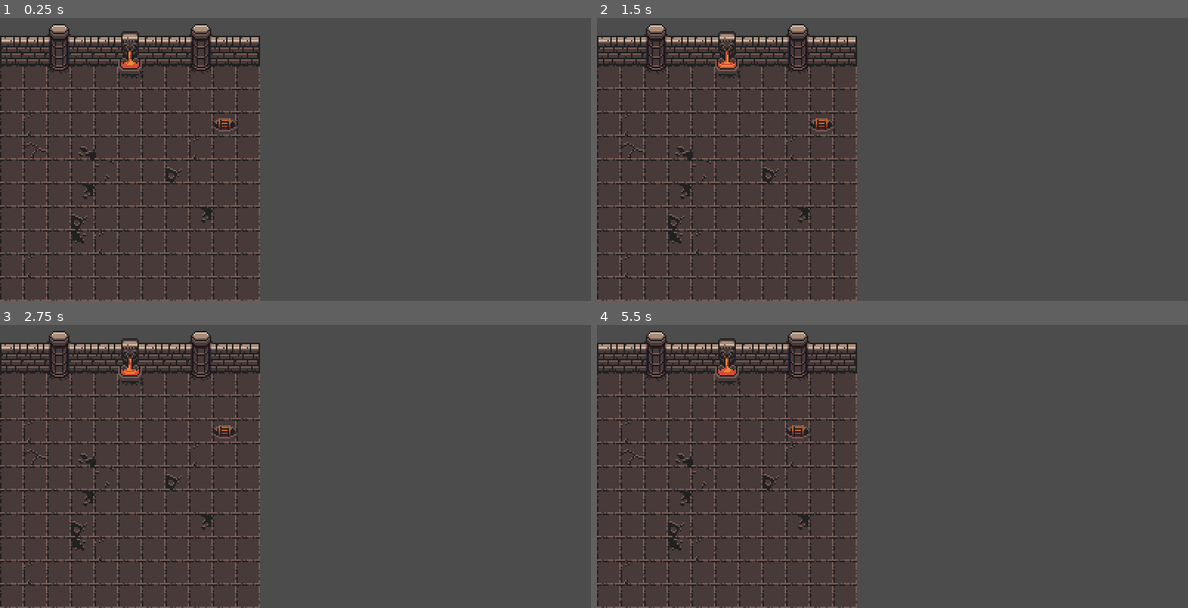
Above: before the commit, frames 1-4 (two rows, left to right).
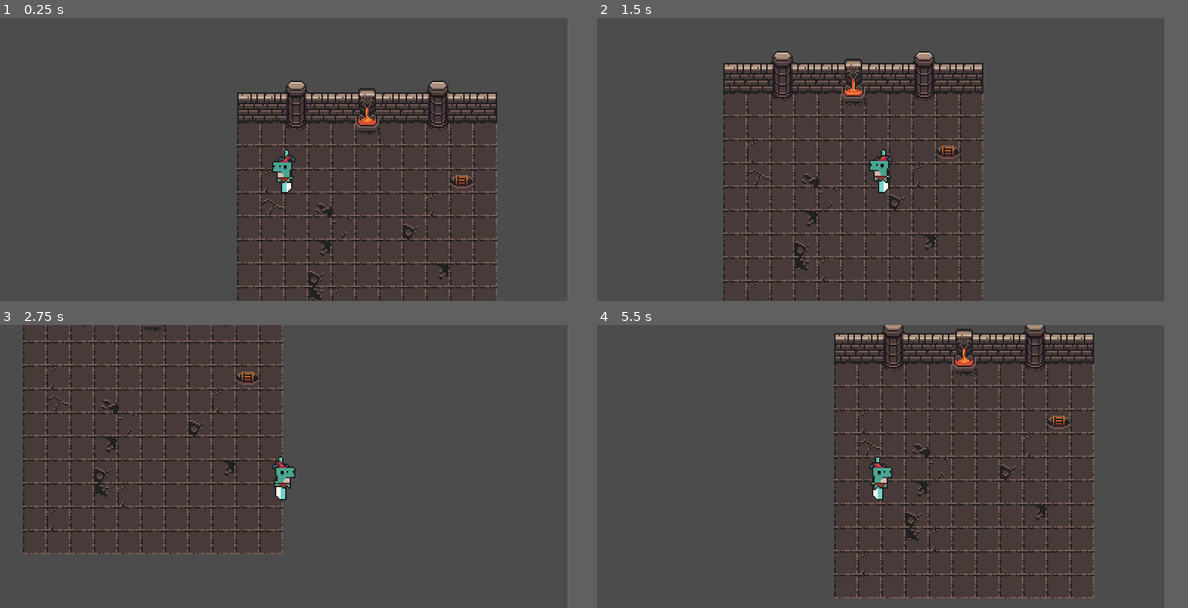
Above: after the commit, the same moments.

Repository: Bandeiraa/GodotTopDownRpg
Game: Godot game, scene res://scenes/management/dungeon_manager.tscn
Same seed, same stepped clock (60 frames per second), same inputs: the game is played once before the commit and once after it. The project has no main scene, so this scene is started directly.
Inputs (mouse positions are in pixels of both pictures, inside the frame that each line leads up to):
- Up to frame 1 (0.25 s): no input
- Up to frame 2 (1.5 s): move the mouse to (1022, 145) at 0.52 s; hold Right (ui_right) 0.53-1.28 s; move the mouse to (774, 173) at 1.27 s; hold Down (ui_down) from 1.28 s (still down)
- Up to frame 3 (2.75 s): move the mouse to (354, 404) at 2.02 s; release Down (ui_down) at 2.03 s; hold Right (ui_right) from 2.03 s (still down)
- Up to frame 4 (5.5 s): move the mouse to (862, 523) at 2.77 s; release Right (ui_right) at 2.78 s; hold Up (ui_up) 2.78-3.53 s; move the mouse to (1069, 508) at 3.52 s; hold Left (ui_left) 3.53-5.03 s; move the mouse to (715, 424) at 4.27 s; move the mouse to (922, 466) at 5.02 s; hold Down (ui_down) from 5.03 s (still down)
The window is 800x384 before the commit and 768x384 after it. Grey fills any space a smaller window leaves; there, only what the larger window draws over its background counts as a difference.

The runs differ from the first frame. In frame 1, 19% of the frame differs, in the area x 0-85%, y 2-100%; in frame 2, 19%; in frame 3, 14%; in frame 4, 20%, in the area x 0-85%, y 0-100%.

Commit message:
Weapon attachment

Diff:
--- a/project.godot
+++ b/project.godot
@@ -15,9 +15,9 @@
 
 [display]
 
-window/size/width=400
+window/size/width=384
 window/size/height=192
-window/size/test_width=1200
+window/size/test_width=1156
 window/size/test_height=576
 window/stretch/mode="2d"
 window/stretch/aspect="keep"
@@ -45,6 +45,42 @@
 "svg/scale": 1.0
 }
 
+[input]
+
+ui_left={
+"deadzone": 0.5,
+"events": [ Object(InputEventKey,"resource_local_to_scene":false,"resource_name":"","device":0,"alt":false,"shift":false,"control":false,"meta":false,"command":false,"pressed":false,"scancode":16777231,"unicode":0,"echo":false,"script":null)
+, Object(InputEventJoypadButton,"resource_local_to_scene":false,"resource_name":"","device":0,"button_index":14,"pressure":0.0,"pressed":false,"script":null)
+, Object(InputEventKey,"resource_local_to_scene":false,"resource_name":"","device":0,"alt":false,"shift":false,"control":false,"meta":false,"command":false,"pressed":false,"scancode":65,"unicode":0,"echo":false,"script":null)
+ ]
+}
+ui_right={
+"deadzone": 0.5,
+"events": [ Object(InputEventKey,"resource_local_to_scene":false,"resource_name":"","device":0,"alt":false,"shift":false,"control":false,"meta":false,"command":false,"pressed":false,"scancode":16777233,"unicode":0,"echo":false,"script":null)
+, Object(InputEventJoypadButton,"resource_local_to_scene":false,"resource_name":"","device":0,"button_index":15,"pressure":0.0,"pressed":false,"script":null)
+, Object(InputEventKey,"resource_local_to_scene":false,"resource_name":"","device":0,"alt":false,"shift":false,"control":false,"meta":false,"command":false,"pressed":false,"scancode":68,"unicode":0,"echo":false,"script":null)
+ ]
+}
+ui_up={
+"deadzone": 0.5,
+"events": [ Object(InputEventKey,"resource_local_to_scene":false,"resource_name":"","device":0,"alt":false,"shift":false,"control":false,"meta":false,"command":false,"pressed":false,"scancode":16777232,"unicode":0,"echo":false,"script":null)
+, Object(InputEventJoypadButton,"resource_local_to_scene":false,"resource_name":"","device":0,"button_index":12,"pressure":0.0,"pressed":false,"script":null)
+, Object(InputEventKey,"resource_local_to_scene":false,"resource_name":"","device":0,"alt":false,"shift":false,"control":false,"meta":false,"command":false,"pressed":false,"scancode":87,"unicode":0,"echo":false,"script":null)
+ ]
+}
+ui_down={
+"deadzone": 0.5,
+"events": [ Object(InputEventKey,"resource_local_to_scene":false,"resource_name":"","device":0,"alt":false,"shift":false,"control":false,"meta":false,"command":false,"pressed":false,"scancode":16777234,"unicode":0,"echo":false,"script":null)
+, Object(InputEventJoypadButton,"resource_local_to_scene":false,"resource_name":"","device":0,"button_index":13,"pressure":0.0,"pressed":false,"script":null)
+, Object(InputEventKey,"resource_local_to_scene":false,"resource_name":"","device":0,"alt":false,"shift":false,"control":false,"meta":false,"command":false,"pressed":false,"scancode":83,"unicode":0,"echo":false,"script":null)
+ ]
+}
+Attack={
+"deadzone": 0.5,
+"events": [ Object(InputEventMouseButton,"resource_local_to_scene":false,"resource_name":"","device":0,"alt":false,"shift":false,"control":false,"meta":false,"command":false,"button_mask":0,"position":Vector2( 0, 0 ),"global_position":Vector2( 0, 0 ),"factor":1.0,"button_index":1,"pressed":false,"doubleclick":false,"script":null)
+ ]
+}
+
 [physics]
 
 common/enable_pause_aware_picking=true
--- a/scenes/character/player.tscn
+++ b/scenes/character/player.tscn
@@ -1,7 +1,12 @@
-[gd_scene load_steps=6 format=2]
+[gd_scene load_steps=9 format=2]
 
 [ext_resource path="res://scripts/character/player.gd" type="Script" id=1]
 [ext_resource path="res://assets/characters/elf_f/elf_f_spritesheet.png" type="Texture" id=2]
+[ext_resource path="res://assets/weapons/weapon_anime_sword.png" type="Texture" id=3]
+[ext_resource path="res://scripts/character/weapon_spawner.gd" type="Script" id=4]
+
+[sub_resource type="RectangleShape2D" id=4]
+extents = Vector2( 8, 8 )
 
 [sub_resource type="Animation" id=1]
 resource_name = "Hit"
@@ -93,11 +98,15 @@
 }
 
 [node name="Player" type="KinematicBody2D"]
+z_index = 5
 script = ExtResource( 1 )
-character = "res://assets/characters/elf_m/elf_m_spritesheet.png"
+character = "res://assets/characters/elf_f/elf_f_spritesheet.png"
 walk_speed = 100
 
 [node name="Collision" type="CollisionShape2D" parent="."]
+visible = false
+position = Vector2( -0.265167, 7.68979 )
+shape = SubResource( 4 )
 
 [node name="Texture" type="Sprite" parent="."]
 texture = ExtResource( 2 )
@@ -108,3 +117,15 @@
 anims/Hit = SubResource( 1 )
 anims/Idle = SubResource( 2 )
 anims/Run = SubResource( 3 )
+
+[node name="Camera" type="Camera2D" parent="."]
+current = true
+
+[node name="WeaponSpawner" type="Position2D" parent="."]
+position = Vector2( -2, 8 )
+rotation = 3.14159
+z_index = -1
+script = ExtResource( 4 )
+
+[node name="Weapon" type="Sprite" parent="WeaponSpawner"]
+texture = ExtResource( 3 )
--- a/scenes/management/dungeon_manager.tscn
+++ b/scenes/management/dungeon_manager.tscn
@@ -6,6 +6,7 @@
 [ext_resource path="res://resources/tile/wall_tile.tres" type="TileSet" id=4]
 [ext_resource path="res://resources/tile/fountain_tile.tres" type="TileSet" id=5]
 [ext_resource path="res://resources/tile/pillar_tile.tres" type="TileSet" id=6]
+[ext_resource path="res://scenes/character/player.tscn" type="PackedScene" id=7]
 
 [node name="DungeonManager" type="Node2D"]
 script = ExtResource( 2 )
@@ -34,3 +35,7 @@
 cell_size = Vector2( 16, 16 )
 format = 1
 tile_data = PoolIntArray( 0, 0, 0, 1, 0, 1, 2, 0, 1, 3, 0, 1, 4, 0, 1, 5, 0, 1, 6, 0, 1, 7, 0, 1, 8, 0, 1, 9, 0, 1, 10, …(194 unchanged characters)…
+
+[node name="Player" parent="." instance=ExtResource( 7 )]
+position = Vector2( 31.5336, 57.6014 )
+character = "res://assets/characters/lizard_f/lizard_f_spritesheet.png"
--- a/scripts/character/player.gd
+++ b/scripts/character/player.gd
@@ -4,6 +4,7 @@
 
 onready var texture: Sprite = get_node("Texture")
 onready var animation: AnimationPlayer = get_node("Animation")
+onready var weapon_spawner: Position2D = get_node("WeaponSpawner")
 
 export(String) var character
 export(int) var walk_speed
@@ -31,8 +32,11 @@
 	var player_position: Vector2 = global_position
 	var cursor: Vector2 = mouse_position - player_position
 	if cursor.x > 0:
+		weapon_spawner.attachment(Vector2(-2, 8), 180, false)
 		texture.flip_h = false
+
 	elif cursor.x < 0:
+		weapon_spawner.attachment(Vector2(2, 8), 180, true)
 		texture.flip_h = true
 
 
--- /dev/null
+++ b/scripts/character/weapon_spawner.gd
@@ -0,0 +1,8 @@
+extends Position2D
+
+onready var weapon: Sprite = get_node("Weapon")
+
+func attachment(weapon_position: Vector2,weapon_rotation: int, is_flipped: bool) -> void:
+	position = weapon_position
+	rotation_degrees = weapon_rotation
+	weapon.flip_h = is_flipped
--- a/scripts/management/dungeon_manager.gd
+++ b/scripts/management/dungeon_manager.gd
@@ -8,11 +8,6 @@
 	connect_signals()
 
 
-func _process(_delta: float) -> void:
-	if Input.is_action_just_pressed("ui_up"):
-		var _reload = get_tree().reload_current_scene()
-
-
 func connect_signals() -> void:
 	var _floor = floor_tile.connect("spawn_portal", self, "spawn_portal")
 
Binary file added: assets/weapons/weapon_anime_sword.png
Not shown, added: assets/weapons/weapon_anime_sword.png.import
Not shown: 1 places in scenes/management/dungeon_manager.tscn that only renumber resources
